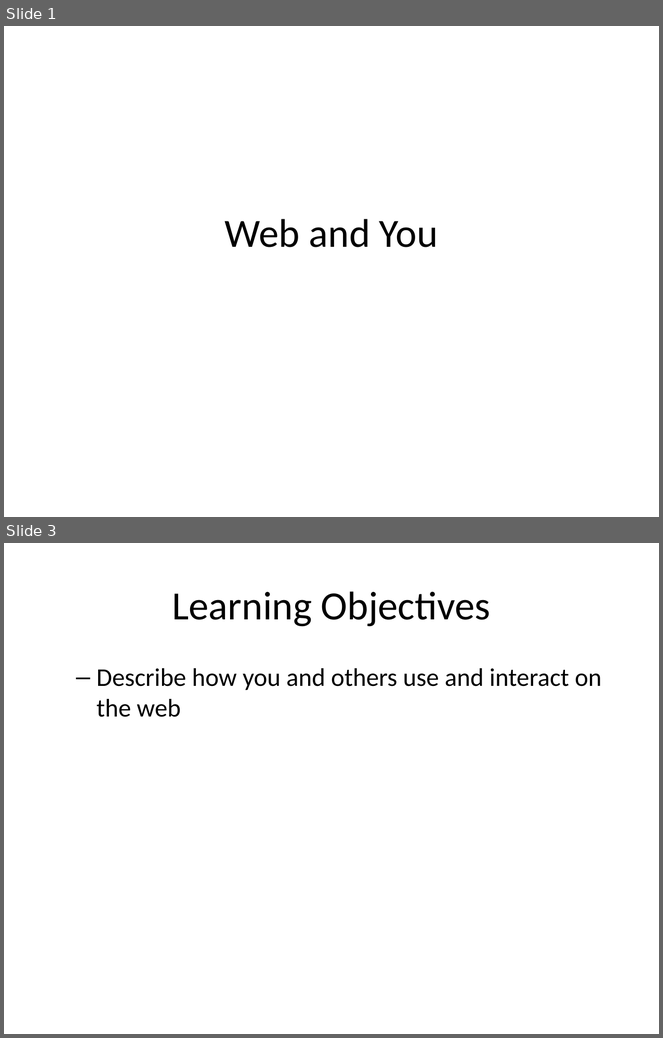
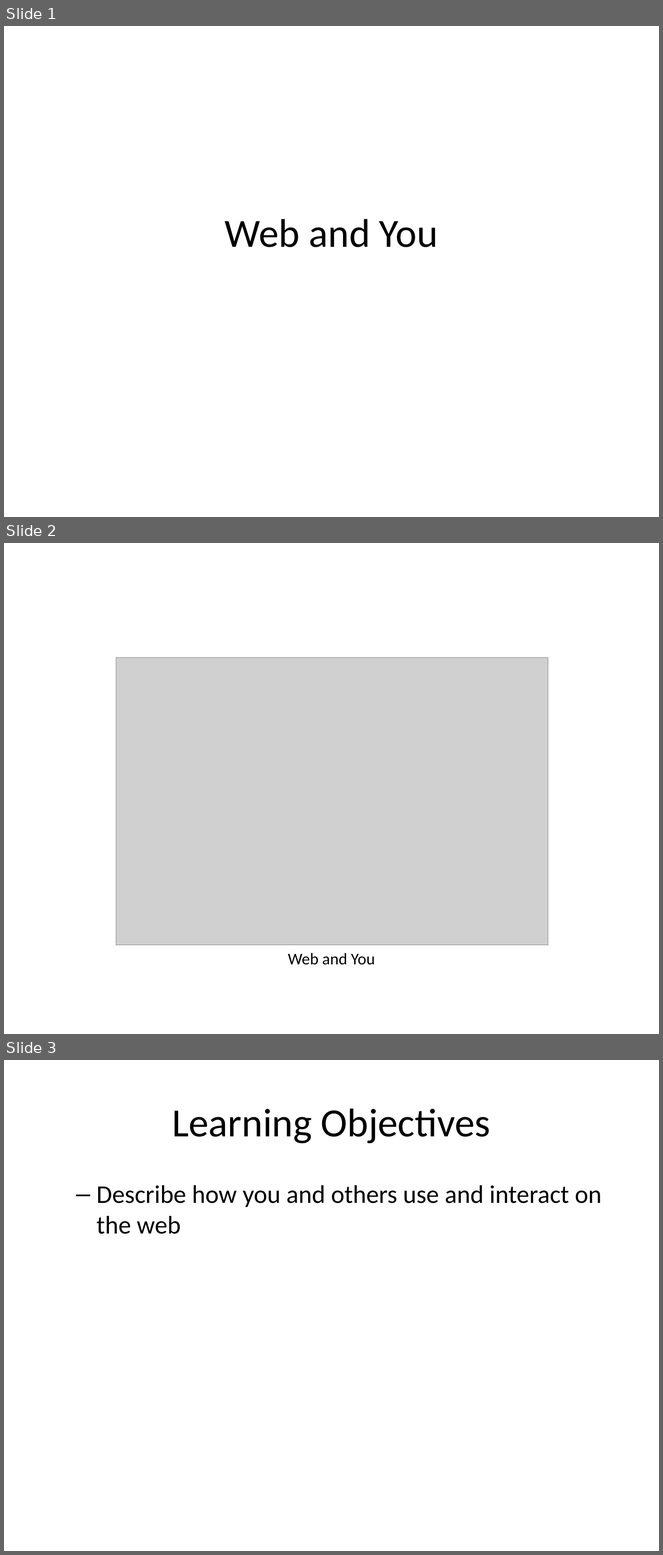
Before and after one commit to mr-eggleton/web-lit-core, a slide deck: powerpoints/01-web-and-you.pptx. Shown one above the other, each under a label of ours: slides 1 and 3 before the commit, slides 1, 2 and 3 after it; the slides between them are not shown. The pictures are 663x1038 and 663x1555 pixels, drawn with LibreOffice and Linux fonts; fonts in the diff are those of the drawing; grey boxes stand for pictures. Boxes give left, top, right and bottom in pixels: in the first picture for what was removed or moved away, otherwise in the second. Text is boxed around its words. In the diff, an @@ line names an element or a change of style, - is before the commit and + after.

```diff
--- a/powerpoints/01-web-and-you.pptx
+++ b/powerpoints/01-web-and-you.pptx
@@ slide 2 added at [4,543,659,1034], background #FFFFFF @@
@@ picture added at [116,657,548,945] @@
@@ text added at [288,953,375,965], 18 pt, text #000000 @@
+Web and You
```
Also in this commit, not shown: 1 slide removed, 17 other files.
